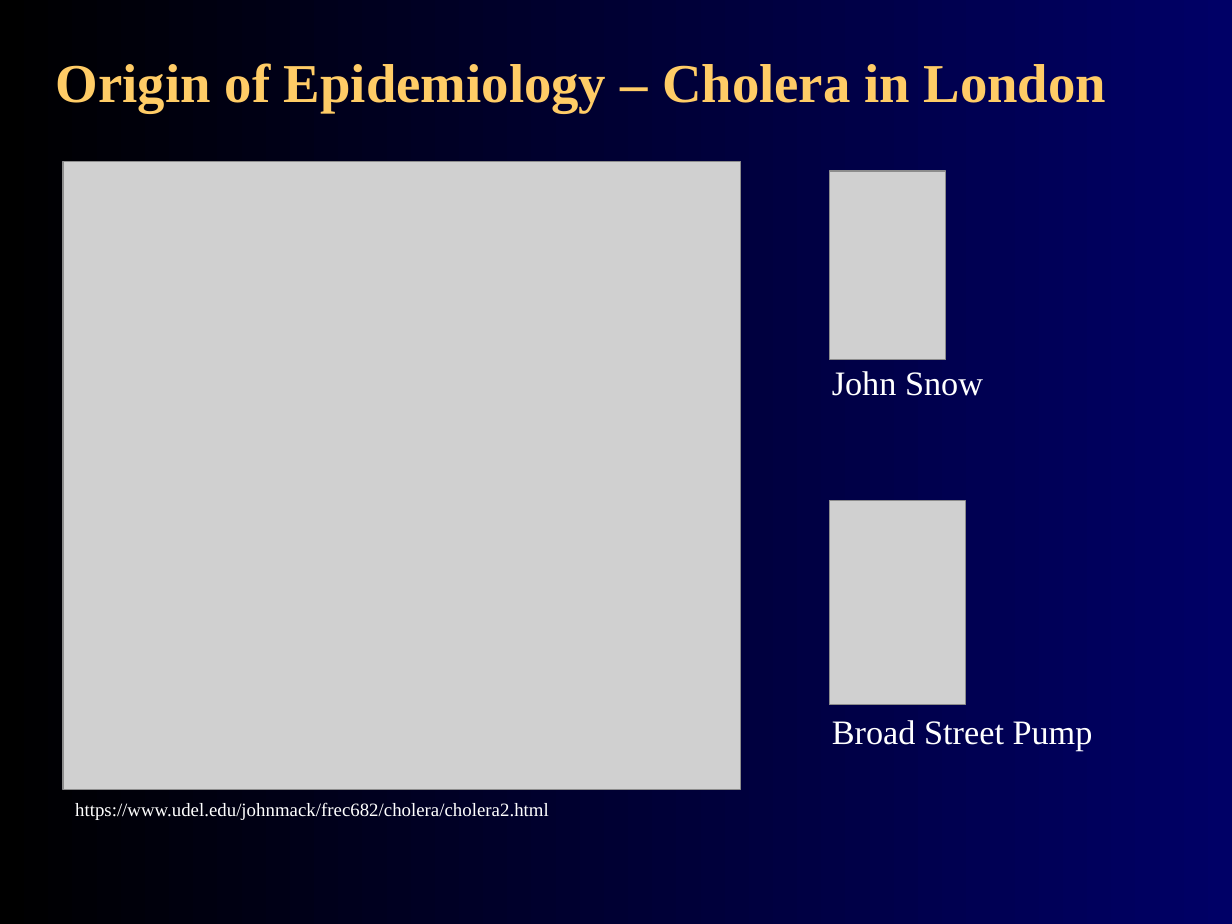
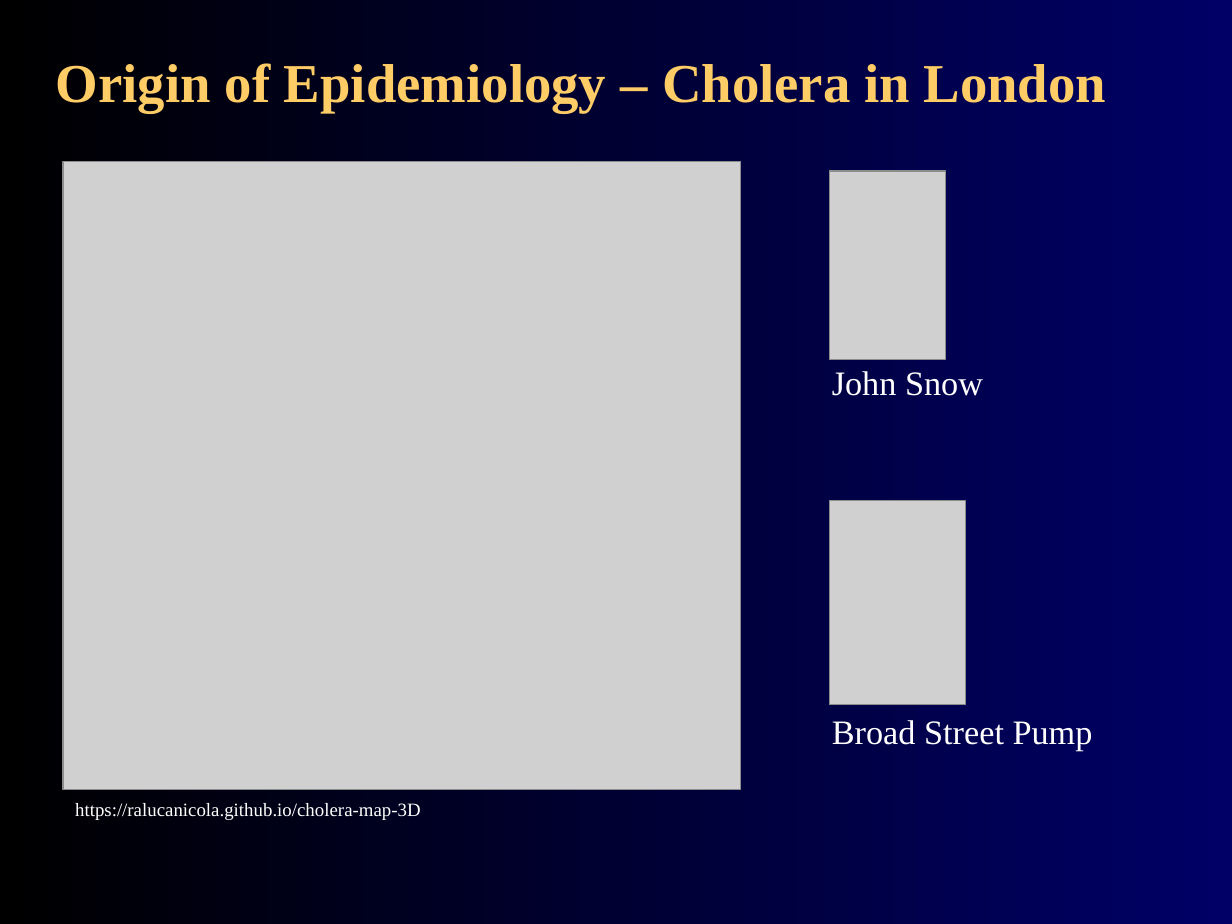
Before and after one commit to agmcarthur/Biochem-3BP3, a slide deck: slide 9 of Lectures/Lecture 6 - Molecular Epidemiology.pptx. Drawn at 1232x924 pixels with LibreOffice and Linux fonts; fonts in the diff are those of the drawing; grey boxes stand for pictures. Boxes give left, top, right and bottom in pixels: in the first picture for what was removed or moved away, otherwise in the second. Text is boxed around its words. In the diff, an @@ line names an element or a change of style, - is before the commit and + after.

Commit message:
update cholera map to 3D version

```diff
--- a/Lectures/Lecture 6 - Molecular Epidemiology.pptx
+++ b/Lectures/Lecture 6 - Molecular Epidemiology.pptx
@@ text at [75, 803, 421, 820]: text changed @@
-https://www.udel.edu/johnmack/frec682/cholera/cholera2.html
+https://ralucanicola.github.io/cholera-map-3D
```
